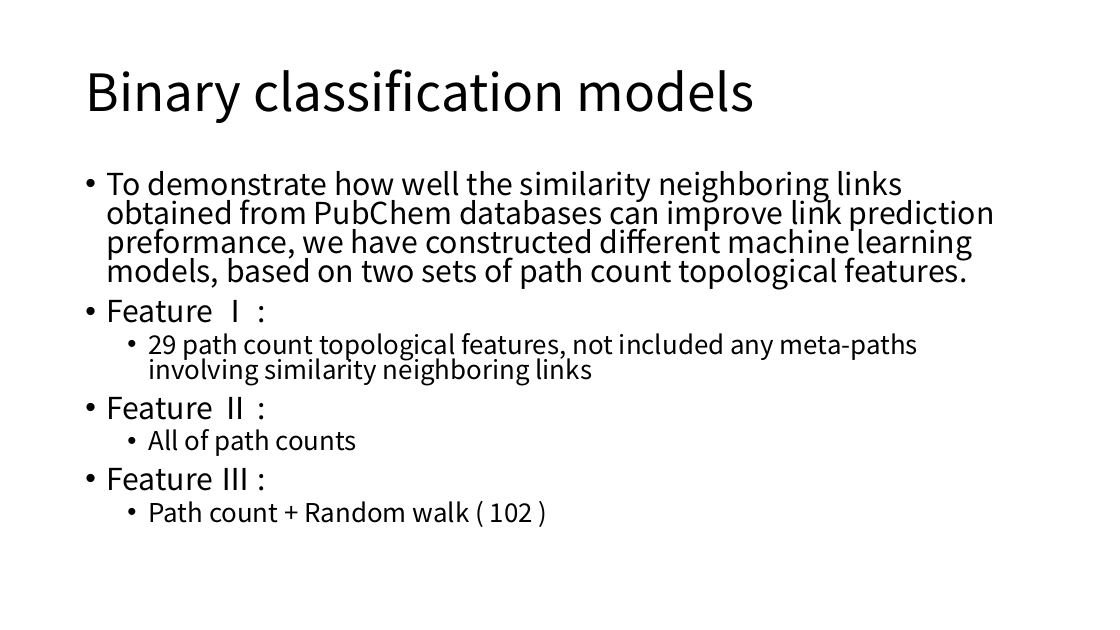
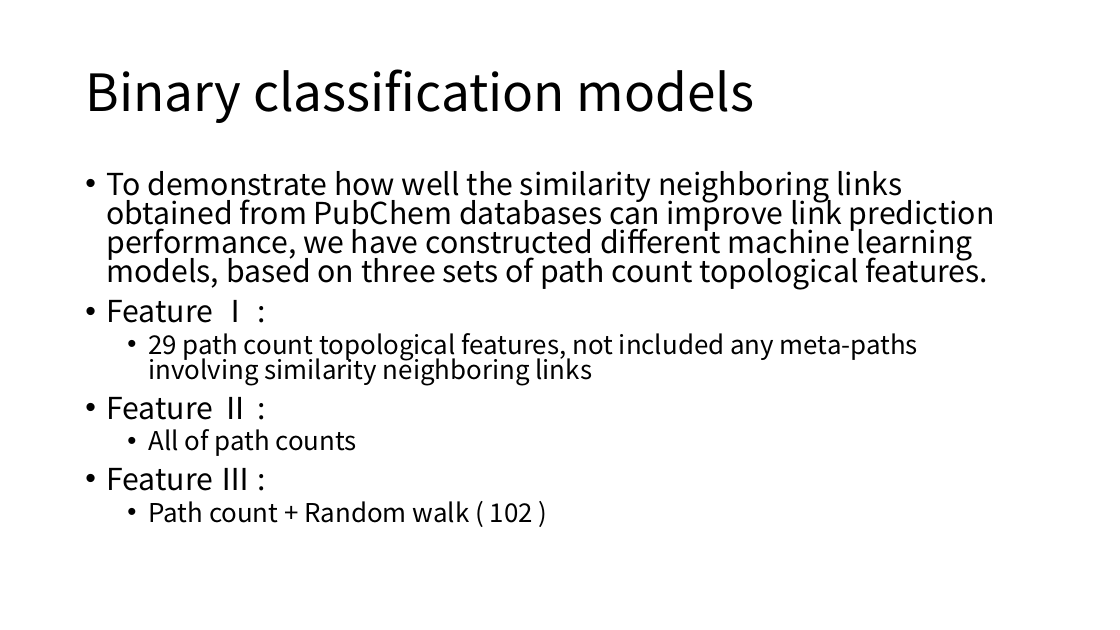
Before and after one commit to moklise/TIL, a slide deck: slide 15 of Review/BMCBioinfo_2016_Fu_predicting drug target using sementic network/Predicting drug target interactions using meta-path-based semantic network.pptx. Drawn at 1120x630 pixels with LibreOffice and Linux fonts; fonts in the diff are those of the drawing. Boxes give left, top, right and bottom in pixels: in the first picture for what was removed or moved away, otherwise in the second. Text is boxed around its words. In the diff, an @@ line names an element or a change of style, - is before the commit and + after.

```diff
--- a/Review/BMCBioinfo_2016_Fu_predicting drug target using sementic network/Predicting drug target interactions using meta-path-based semantic network.pptx
+++ b/Review/BMCBioinfo_2016_Fu_predicting drug target using sementic network/Predicting drug target interactions using meta-path-based semantic network.pptx
@@ text at bbox=[106, 171, 995, 290]: text changed @@
-• To demonstrate how well the similarity neighboring links obtained from PubChem databases can improve link prediction preformance, we have constructed different machine learning models, based on two sets of path count topological features.
+• To demonstrate how well the similarity neighboring links obtained from PubChem databases can improve link prediction performance, we have constructed different machine learning models, based on three sets of path count topological features.
```
Also in this commit, not shown: 7 other slides changed, 4 other files.
